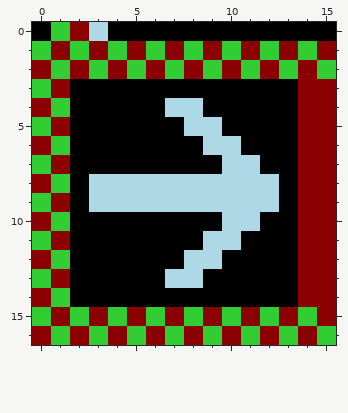
Two states of a pixel-art file, sprites/HorizontalJumpBlock.aseprite. Above, as it was before the edit.
16x17 pixels, 1 frame.
And afterwards:
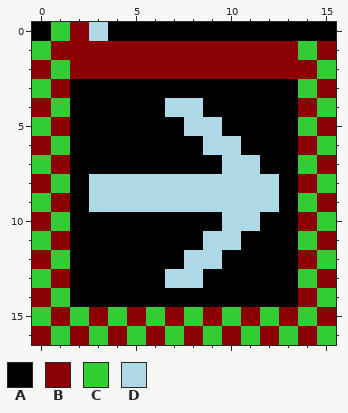
Palette (. is transparent): A #000000  B #8b0000  C #32cd32  D #add8e6
Difference:
Colour B replaces colour C in row 1 at x 2, 4, 6, 8, 10 and 12; in row 2 at x 3, 5, 7, 9, 11 and 13.
Colour C replaces colour B in row 3 at x 14; in row 4 at x 15; in row 5 at x 14; in row 6 at x 15; in row 7 at x 14; in row 8 at x 15.
Colour C replaces colour B in row 9 at x 14; in row 10 at x 15; in row 11 at x 14; in row 12 at x 15; in row 13 at x 14; in row 14 at x 15.
